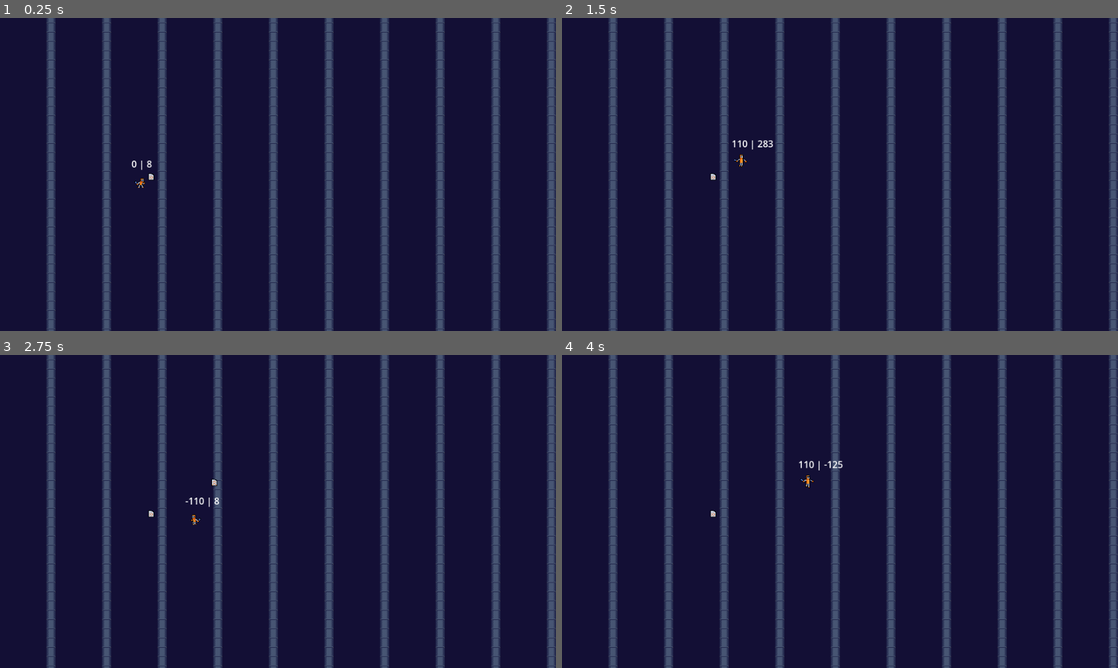
Above: before the commit, frames 1-4 (two rows, left to right).
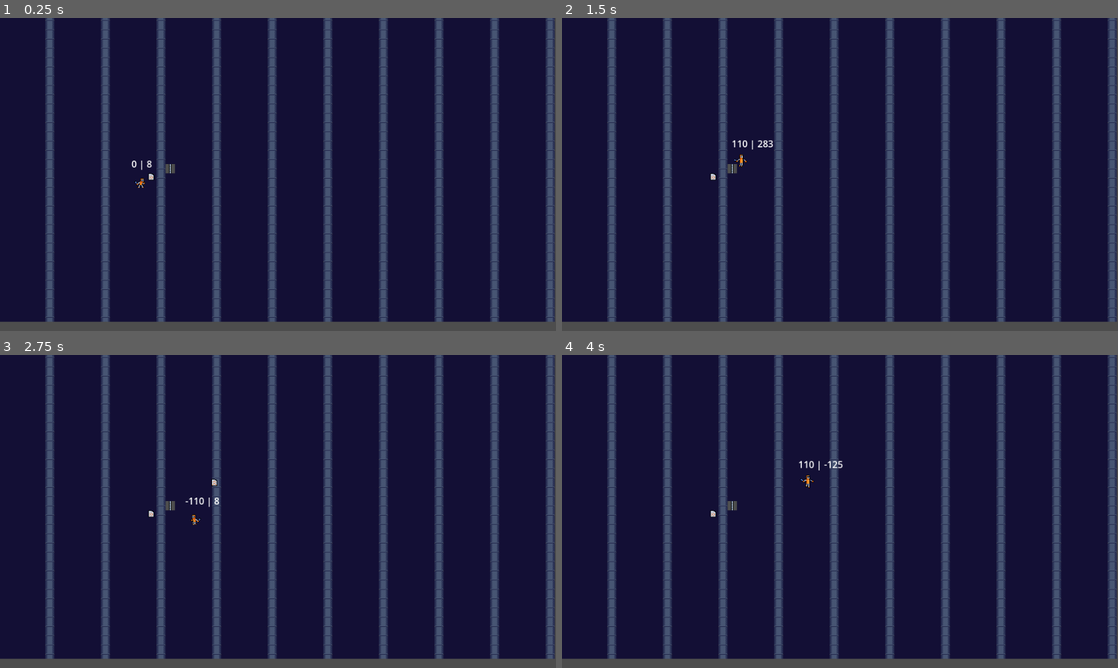
Above: after the commit, the same moments.

Repository: Cradac/H.O.R.S.T.
Game: Godot game, scene res://testlvl_phil.tscn
Two runs of this game, one before a commit and one after it. Both use one fixed random seed, a clock stepped at 60 frames per second and the inputs below. This scene is started directly instead of the project's main scene.
Inputs:
- Up to frame 1 (0.25 s): no input
- Up to frame 2 (1.5 s): tap Enter at 0.5 s; hold Right (move_right) from 0.53 s (still down); tap F (action) at 0.6 s; tap Space (jump) at 0.77 s; tap E (action_2) at 1.35 s
- Up to frame 3 (2.75 s): tap Space (jump) at 1.52 s; release Right (move_right) at 2.03 s; hold Left (move_left) from 2.03 s (still down); tap 1 (drop_first) at 2.1 s
- Up to frame 4 (4 s): release Left (move_left) at 2.78 s; hold Right (move_right) from 2.78 s (still down); tap 2 (drop_second) at 2.85 s; tap Space (jump) at 3.02, 3.77 s; tap F (action) at 3.6 s

The runs differ from the first frame. In frame 1, 9.0% of the frame differs, in the area x 0-100%, y 0-100%; in frame 2, 9.0%; in frame 3, 9.0%; in frame 4, 9.0%.

Commit message:
pipes without assets

Diff:
--- /dev/null
+++ b/interactables/pipeentry.gd
@@ -0,0 +1,25 @@
+class_name PipeEntry extends Area2D
+
+@export var Target : PipeEntry
+var received
+
+# Called when the node enters the scene tree for the first time.
+func _ready():
+	pass # Replace with function body.
+
+
+# Called every frame. 'delta' is the elapsed time since the previous frame.
+func _process(delta):
+	pass
+
+
+func _on_area_entered(area):
+	if !received:
+		Target.received = true
+		area.set_position(Target.position)
+		pass # Replace with function body.
+
+
+func _on_area_exited(area):
+	received = false
+	pass # Replace with function body.
--- /dev/null
+++ b/interactables/pipeentry.tscn
@@ -0,0 +1,15 @@
+[gd_scene load_steps=3 format=3 uid="uid://cuu78c5pmdktv"]
+
+[ext_resource type="Script" path="res://interactables/pipeentry.gd" id="1_doc3d"]
+
+[sub_resource type="RectangleShape2D" id="RectangleShape2D_wwr53"]
+size = Vector2(16.3826, 16.1094)
+
+[node name="pipeentry" type="Area2D"]
+script = ExtResource("1_doc3d")
+
+[node name="CollisionShape2D" type="CollisionShape2D" parent="."]
+shape = SubResource("RectangleShape2D_wwr53")
+
+[connection signal="area_entered" from="." to="." method="_on_area_entered"]
+[connection signal="area_exited" from="." to="." method="_on_area_exited"]
--- a/testlvl_phil.tscn
+++ b/testlvl_phil.tscn
@@ -1,8 +1,9 @@
-[gd_scene load_steps=6 format=3 uid="uid://2yt4g86ehe3a"]
+[gd_scene load_steps=7 format=3 uid="uid://2yt4g86ehe3a"]
 
 [ext_resource type="PackedScene" uid="uid://dkxa5ykfmobjr" path="res://character.tscn" id="1_yssot"]
 [ext_resource type="PackedScene" uid="uid://yp3ni767j7hn" path="res://interactables/Skillshard.tscn" id="2_466sv"]
 [ext_resource type="TileSet" uid="uid://deplnjhga82pr" path="res://tile_set.tres" id="2_m8e5j"]
+[ext_resource type="PackedScene" uid="uid://cuu78c5pmdktv" path="res://interactables/pipeentry.tscn" id="4_x35ie"]
 
 [sub_resource type="RectangleShape2D" id="RectangleShape2D_j77wx"]
 size = Vector2(2082, 20)
@@ -64,10 +65,11 @@
 shape = SubResource("RectangleShape2D_hgntb")
 
 [node name="TileMap" type="TileMap" parent="."]
+position = Vector2(-2, -20)
 tile_set = ExtResource("2_m8e5j")
 format = 2
 layer_0/z_index = -1
-layer_0/tile_data = PackedInt32Array(0, 327681, 3, 65536, 32 …(12117 unchanged characters)… 327681, 3, 1048594, 327681, 3, 1114130, 327681, 3, 1179666, 327681, 3, 1245202, 327681, 3 …(27300 unchanged characters)…
+layer_0/tile_data = PackedInt32Array(0, 327681, 3, 65536, 32 …(12117 unchanged characters)… 327681, 3, 1048594, 327681, 3, 1114130, 2, 0, 1179666, 327681, 3, 1245202, 327681, 3 …(27300 unchanged characters)…
 
 [node name="Skillshard" parent="." instance=ExtResource("2_466sv")]
 position = Vector2(261, 274)
@@ -76,3 +78,11 @@
 [node name="Skillshard2" parent="." instance=ExtResource("2_466sv")]
 position = Vector2(244, 274)
 skill = 0
+
+[node name="pipeentry" parent="." node_paths=PackedStringArray("Target") instance=ExtResource("4_x35ie")]
+position = Vector2(153, 283)
+Target = NodePath("../pipeentry2")
+
+[node name="pipeentry2" parent="." node_paths=PackedStringArray("Target") instance=ExtResource("4_x35ie")]
+position = Vector2(191, 283)
+Target = NodePath("../pipeentry")
Not shown: 1 places in levels/level_1.tscn that only renumber resources
